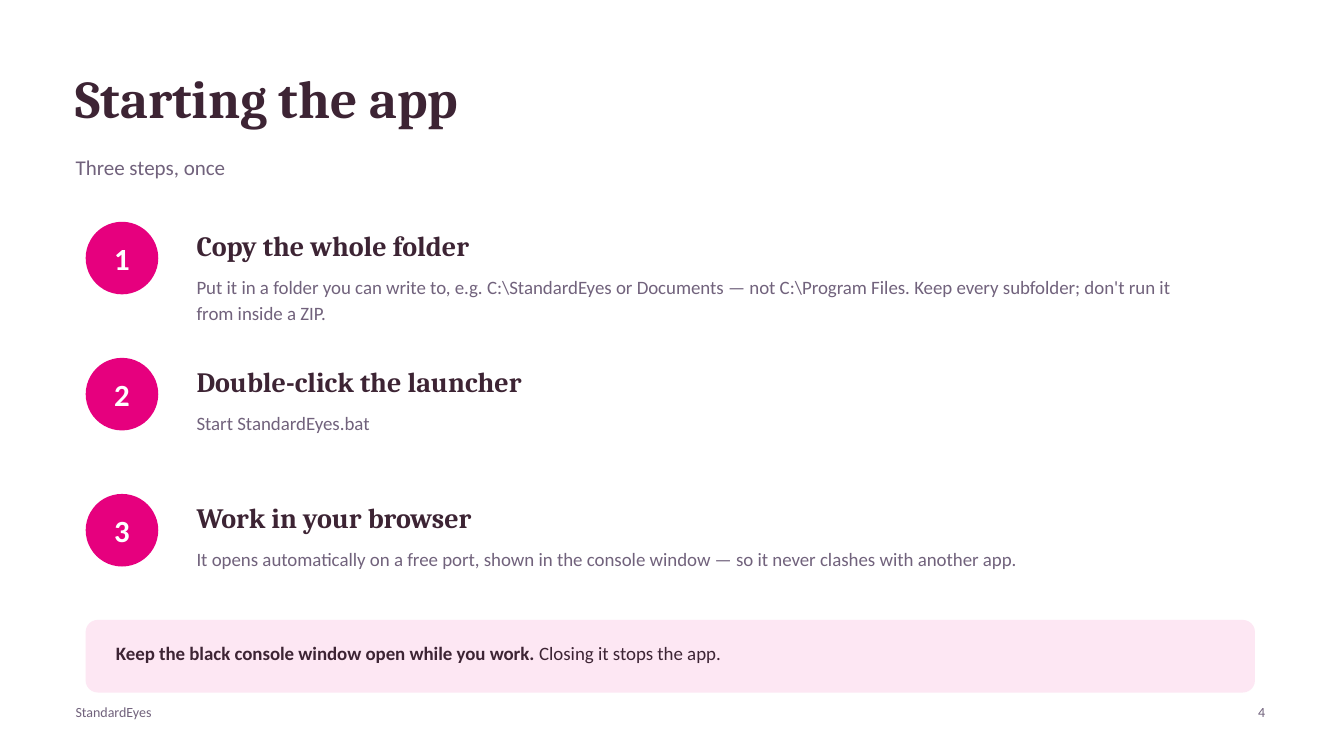
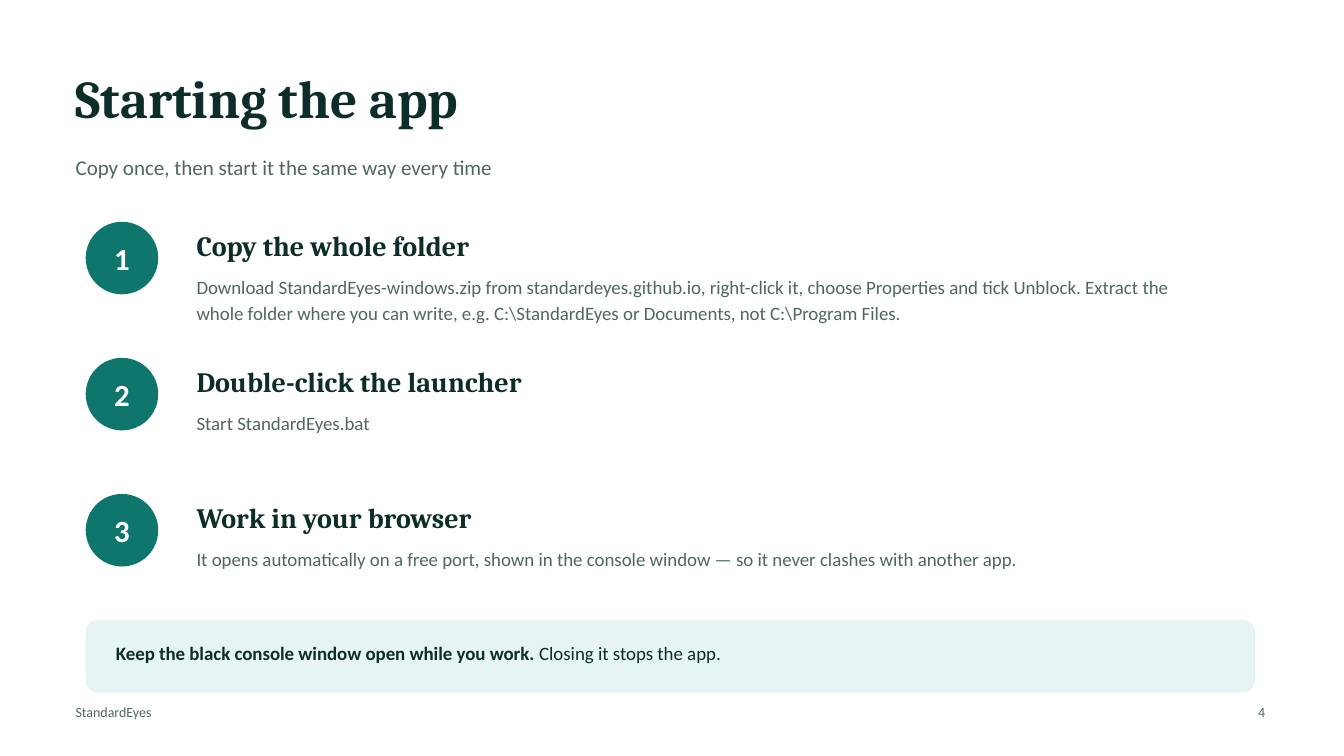
Before and after one commit to StandardEyes/standardeyes.github.io, a slide deck: slide 4 of User Manual - StandardEyes.pptx. Drawn at 1344x756 pixels with LibreOffice and Linux fonts; fonts in the diff are those of the drawing. Boxes give left, top, right and bottom in pixels: in the first picture for what was removed or moved away, otherwise in the second. Text is boxed around its words. In the diff, an @@ line names an element or a change of style, - is before the commit and + after.

```diff
--- a/User Manual - StandardEyes.pptx
+++ b/User Manual - StandardEyes.pptx
@@ text at [76, 160, 492, 179]: text changed; text colour #71627C to #4F6763 @@
-Three steps, once
+Copy once, then start it the same way every time
@@ text at [197, 281, 1169, 323]: text changed; text colour #71627C to #4F6763 @@
-Put it in a folder you can write to, e.g. C:\StandardEyes or Documents — not C:\Program Files. Keep every subfolder; don't run it from inside a ZIP.
+Download StandardEyes-windows.zip from standardeyes.github.io, right-click it, choose Properties and tick Unblock. Extract the whole folder where you can write, e.g. C:\StandardEyes or Documents, not C:\Program Files.
@@ fill #E6007E to #0F766E in 3 elements at [86, 222, 158, 294], [86, 358, 158, 431], [86, 494, 158, 567] @@
@@ rounded rectangle at [86, 620, 1255, 693]: fill #FDE7F3 to #E6F5F3 @@
@@ text colour #3D2434 to #0D2D2A in 5 elements at [76, 81, 458, 129], [197, 236, 469, 262], [197, 372, 522, 393], [197, 508, 472, 534], [116, 646, 721, 664] @@
@@ text colour #71627C to #4F6763 in 4 elements at [197, 417, 369, 433], [197, 553, 1017, 569], [76, 707, 152, 719], [1258, 708, 1265, 717] @@
```
Also in this commit, not shown: 13 other slides changed, 6 other files.
